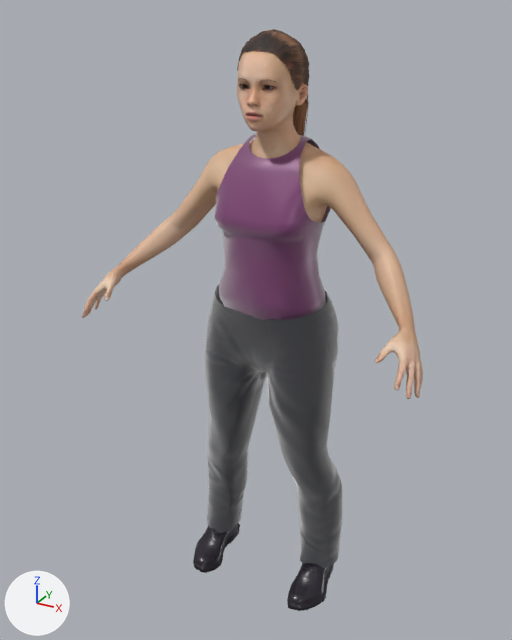
Renders of the glTF model public/models/visitors/maya.glb from each side of a commit.
One viewpoint serves both versions: a camera (50 mm lens) standing at (0.875, -1.721, 1.727) and looking at (-0.031, -0.075, 0.904). Arrows for +X, +Y and +Z are at lower left; the lights stay in place. The first picture is the older version. Where no turn or scale is listed for an object, it has been applied to the vertices. Vertices at exactly the same position are counted once.

Before the edit, the objects in view are built like this:
```python
me_base = bpy.data.meshes.new('base')
me_base.from_pydata(...)  # 9896 vertices, 19654 faces; spans x -0.509..0.509, y -0.312..0.068, z 0.888..1.671
me_base.materials.append(mat_maya___anatomical_body_body)  # picture img_young_lightskinned_female_diffuse3
me_female_casualsuit01 = bpy.data.meshes.new('female_casualsuit01')
me_female_casualsuit01.from_pydata(...)  # 674 vertices, 1241 faces; spans x -0.242..0.241, y -0.163..0.104, z 0.093..1.419
# faces by material slot: [628, 613]
me_female_casualsuit01.materials.append(mat_maya___plum_satin_full_length_top)
me_female_casualsuit01.materials.append(mat_maya___charcoal_tailored_trousers)
me_shoes03 = bpy.data.meshes.new('shoes03')
me_shoes03.from_pydata(...)  # 649 vertices, 1128 faces; spans x -0.242..0.242, y -0.21..0.031, z 0.002..0.193
me_shoes03.materials.append(mat_maya___anatomical_body_shoes03)  # black #221d29
ob_female_casualsuit01 = bpy.data.objects.new('female_casualsuit01', me_female_casualsuit01)
ob_female_casualsuit01.location = (0.0, 0.0, 0.0)
ob_maya___anatomical_body = bpy.data.objects.new('Maya | anatomical body', me_base)
ob_maya___anatomical_body.location = (0.0, 0.0, 0.0)
ob_shoes03 = bpy.data.objects.new('shoes03', me_shoes03)
ob_shoes03.location = (0.0, 0.0, 0.0)
# also in view: 'ponytail01' at (-0.001, 0.003, 1.488)
```
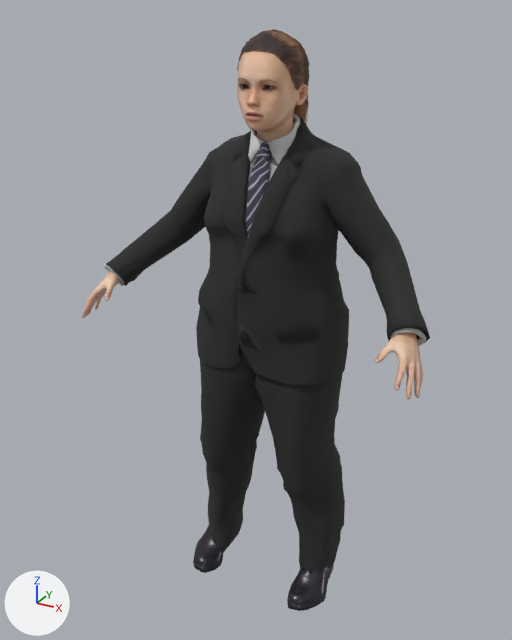
What the commit changed:
Picture 'male_elegantsuit01_diffuse' (img_male_elegantsuit01_diffuse) is new.
Material 'Maya | tailored charcoal suit and collared shirt' (mat_maya___tailored_charcoal_suit_and_collared_shirt) is new.
Its texture is img_male_elegantsuit01_diffuse.
Its roughness is 0.93.
me_base is used by ob_maya___anatomical_body; location (0.0, 0.0, 0.0).
me_base had 9896 vertices, 19654 faces and spanned x -0.509..0.509, y -0.312..0.068, z 0.888..1.671.
me_base now has 7762 vertices, 15393 faces and spans x -0.509..0.509, y -0.312..0.053, z 0.888..1.671.
me_base part 1: 2134 vertices removed from x -0.455..0.454, y -0.176..0.068, z 1.001..1.397.
Mesh me_maya_tailored_jacket_and_trousers is new.
It has 2158 vertices, 4186 faces and spans x -0.488..0.494, y -0.218..0.131, z 0.037..1.473.
It uses material mat_maya___tailored_charcoal_suit_and_collared_shirt (picture img_male_elegantsuit01_diffuse).
Object 'female_casualsuit01' (ob_female_casualsuit01) is deleted.
Object 'Maya tailored suit' (ob_maya_tailored_suit) is new; it shows me_maya_tailored_jacket_and_trousers.
Its location is (0.0, 0.0, 0.0).

Boxes [x1, y1, x2, y2] around the edits, measured in the pictures (512 x 640 px):
'Maya tailored suit', added: after [104, 113, 430, 573]
'female_casualsuit01', deleted: before [205, 133, 342, 568]
    faces in mat_maya___charcoal_tailored_trousers: [205, 285, 342, 568]
    faces in mat_maya___plum_satin_full_length_top: [214, 133, 331, 320]
part 1 of me_base, deleted (beige): before [121, 140, 415, 329]
